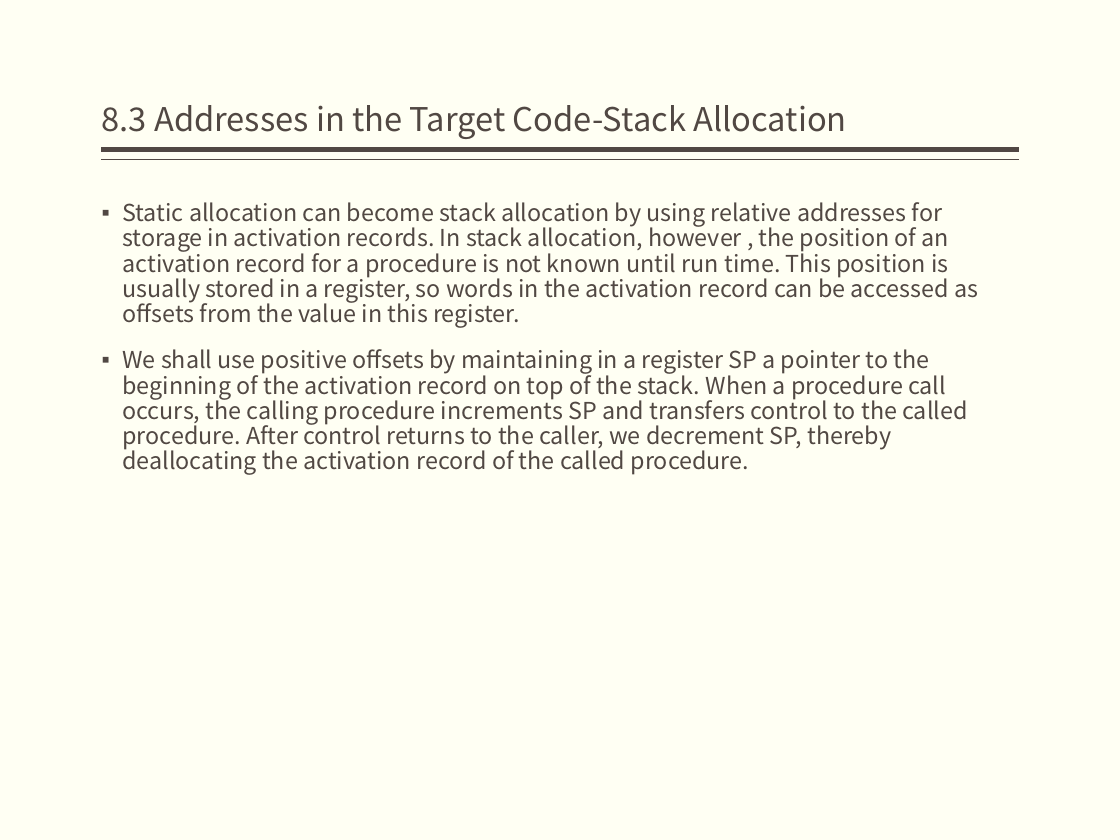
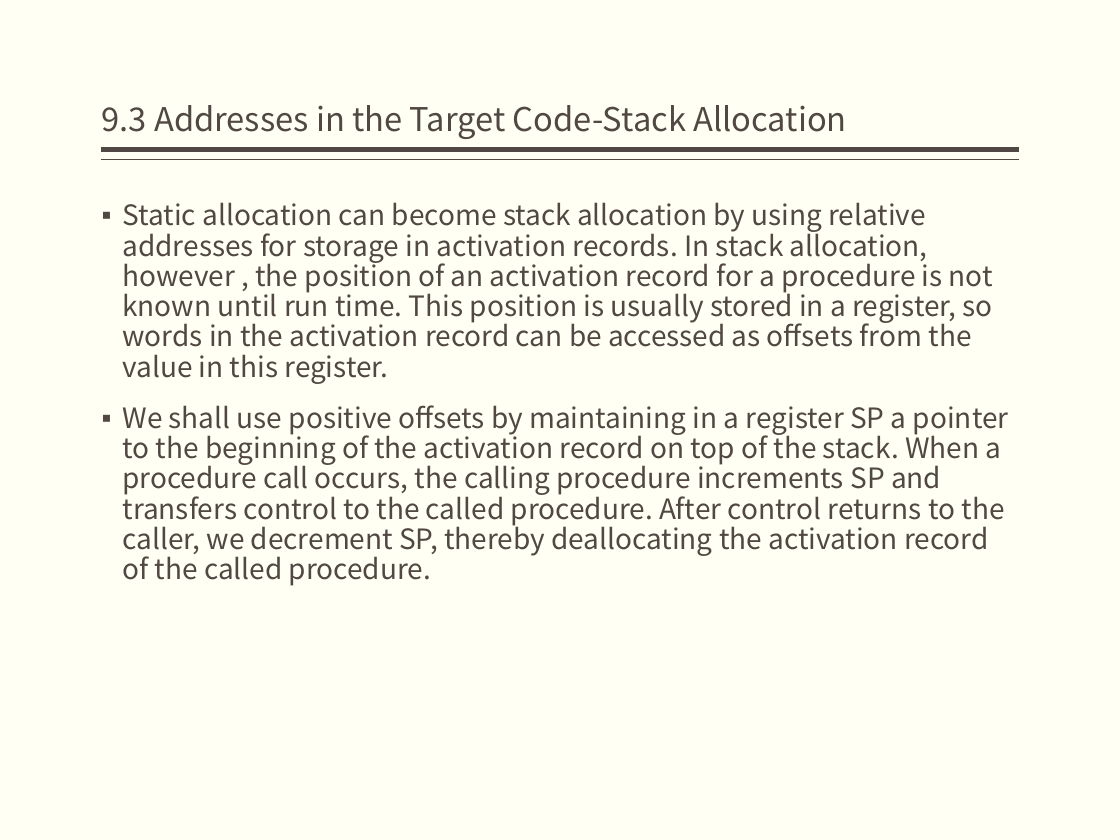
Before and after one commit to jz81/jz81.github.io, a slide deck: slide 16 of course/compiler/lecture/(Spring2020)Lecture9.pptx. Drawn at 1120x840 pixels with LibreOffice and Linux fonts; fonts in the diff are those of the drawing. Boxes give left, top, right and bottom in pixels: in the first picture for what was removed or moved away, otherwise in the second. Text is boxed around its words. In the diff, an @@ line names an element or a change of style, - is before the commit and + after.

```diff
--- a/course/compiler/lecture/(Spring2020)Lecture9.pptx
+++ b/course/compiler/lecture/(Spring2020)Lecture9.pptx
@@ title at (102,105,847,139): text changed @@
-8.3 Addresses in the Target Code-Stack Allocation
+9.3 Addresses in the Target Code-Stack Allocation
@@ text "Static allocation can become stack ..." at (122,202,1009,586): size 15 to 18 pt @@
```
Also in this commit, not shown: 8 other slides changed, 11 slides added.
